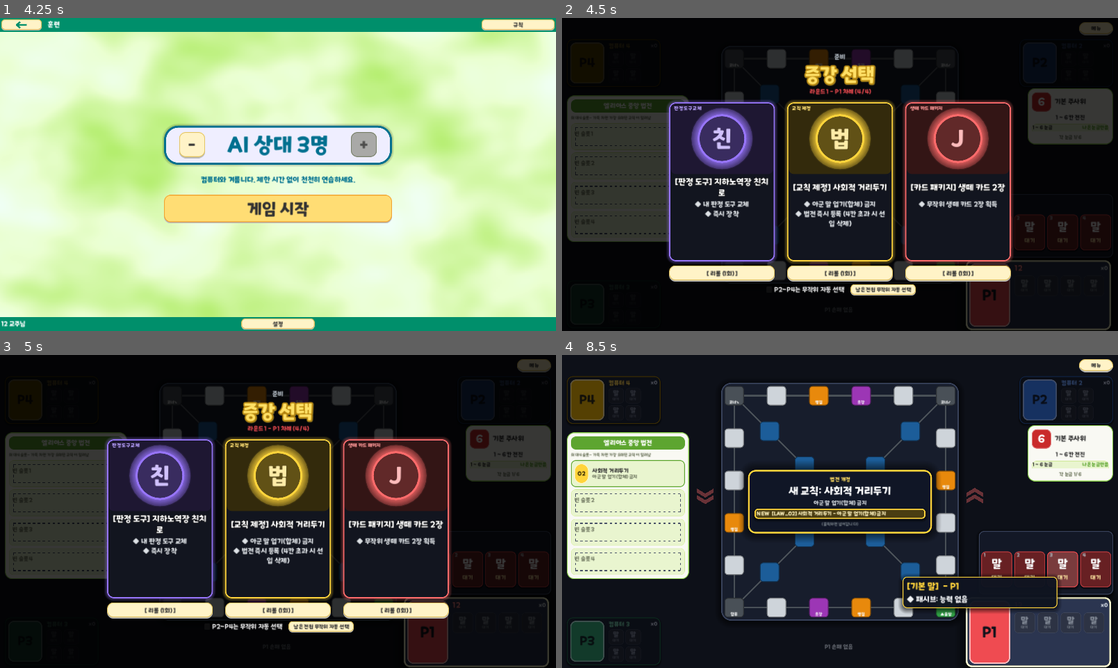
Above: before the commit, frames 1-4 (two rows, left to right).
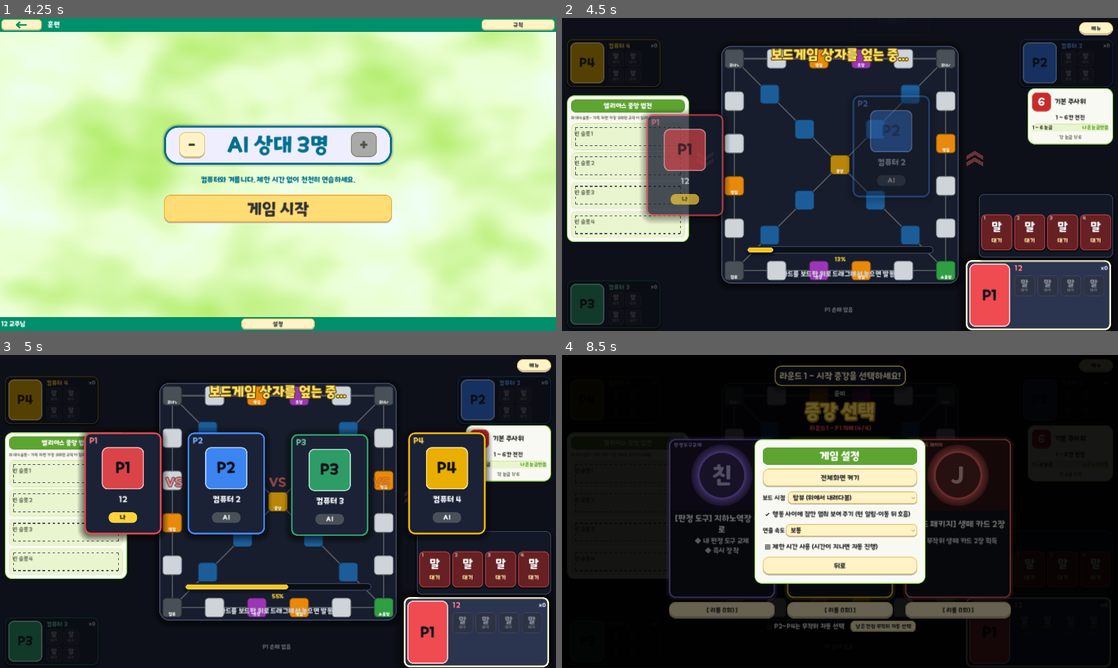
Above: after the commit, the same moments.

Repository: mayjohn66-cmd/TRG
Game: Godot game, scene res://scenes/start_menu.tscn
Two runs of this game, one before a commit and one after it. Both use one fixed random seed, a clock stepped at 60 frames per second and the inputs below.
Inputs (mouse positions are in pixels of both pictures, inside the frame that each line leads up to):
- Up to frame 1 (4.25 s): click (278, 202) at 0.52 s; type "12" at 0.6 s; click "규칙" at 1.25 s; click "설정" at 2 s; click "입장하기" at 2.75 s; click (278, 80) at 3.5 s
- Up to frame 2 (4.5 s): click "게임 시작" at 4.25 s
- Up to frame 3 (5 s): no input
- Up to frame 4 (8.5 s): click "메뉴" at 5 s; click (840, 477) at 5.75 s, where only the run after the commit has a clickable "게임 설정"; click "말" at 6.5 s; click "말" at 7.25 s; click "말" at 8 s

Frame 1 is identical in both runs. In frame 2, 56% of the frame differs, in the area x 0-100%, y 0-100%; in frame 3, 57%; in frame 4, 61%, in the area x 0-100%, y 1-100%.

Commit message:
게임 시작 4단계 오프닝 인트로와 웹 부팅 스플래시(커스텀 HTML 셸)
Co-Authored-By: Claude Sonnet 5.5 <noreply@anthropic.com>
Claude-Session: https://claude.ai/code/session_01HvvTBBGdmqrXHkL2GAw3GJ

Diff:
--- a/project.godot
+++ b/project.godot
@@ -3,6 +3,8 @@
 
 [application]
 config/name="TRG"
+boot_splash/bg_color=Color(0.0784, 0.0941, 0.1412, 1)
+boot_splash/show_image=false
 config/features=PackedStringArray("4.3")
 run/main_scene="res://scenes/start_menu.tscn"
 
--- /dev/null
+++ b/scenes/game_tips.gd
@@ -0,0 +1,20 @@
+# File: res://scenes/game_tips.gd
+# Class: class_name GameTips
+# Role: 로딩·오프닝 화면에 한 줄씩 보여 주는 랜덤 게임 팁 문구 모음 (웹 스플래시 web/shell.html의 TIPS와 같은 내용)
+class_name GameTips
+extends RefCounted
+
+const TIPS: Array[String] = [
+	"윷말끼리 만나면 자동으로 업혀 한 번에 이동해요.",
+	"카드는 내 턴 굴리기 전에 턴당 1장만 낼 수 있어요.",
+	"카드를 보드판 위로 드래그해서 놓으면 발동해요.",
+	"필살기는 기물마다 게임당 1회, 내 프로필 카드에서 눌러요.",
+	"코너(5·10번)에 정확히 멈추면 대각선 지름길로 들어가요.",
+	"3라운드마다 증강을 골라 기물·판정 도구·교칙을 바꿔요.",
+	"중앙 법전은 4칸! 새 교칙이 들어오면 가장 오래된 교칙이 밀려나요.",
+	"뱅! 카드는 상대 프로필을 눌러 선두 말을 2칸 뒤로 보내요.",
+]
+
+
+static func random_tip() -> String:
+	return TIPS[randi() % TIPS.size()]
--- a/scenes/main_board.gd
+++ b/scenes/main_board.gd
@@ -310,6 +310,11 @@
 ## [문]으로 등록된 알림 번호들과, 문이 열렸는지(카드가 끝나 말이 움직일 수 있는지).
 var _fx_gates: Array[int] = []
 var _fx_gate_open: bool = false
+## 게임 시작 오프닝: 진행 중이면 증강 선택 창·봇·입력을 잠근다 (테스트용 즉시 모드에서는 켜져 있지 않은 것으로 본다).
+var _intro_pending: bool = false
+var _opening: OpeningSequence = null
+## 오프닝 직후 첫 증강 창은 아래에서 위로 솟아오르며 나타난다.
+var _draft_entrance: bool = false
 ## 게임 필: 화면 흔들림, 말 id -> 이동 연출을 필살기 스크립트가 맡는 중(걸음 무시), 차 돌진 중 잡힌 말이 나는 시점을 늦추는 값(초).
 var _shake_tween: Tween = null
 var _shake_origin: Vector2 = Vector2.ZERO
@@ -627,6 +632,7 @@
 	_tip_end()
 	_tool_board_key = ""
 	_close_stack_overlay()
+	_close_opening()
 	state = null
 	manager.start_game(_player_ids, _game_seed)
 	state = manager.state
@@ -634,6 +640,8 @@
 	_build_tiles_once()
 	_build_pawn_views()
 	_apply_view_mode()
+	_intro_pending = true
+	_start_opening.call_deferred()
 	if net != null:
 		_log_line("온라인 대전을 시작했습니다 (%d명). 내 차례에 직접 조작하세요." % _player_ids.size(), Color("63e6be"))
 	else:
@@ -4419,6 +4427,69 @@
 
 
 # ---------------------------------------------------------------------------
+# 게임 시작 오프닝 (OpeningSequence)
+# ---------------------------------------------------------------------------
+
+func _intro_blocks() -> bool:
+	return _intro_pending and not instant_roll_for_test
+
+
+## 게임을 시작하면 증강 선택 전에 4단계 오프닝을 재생한다. 즉시 모드(테스트)에서는 건너뛴다.
+func _start_opening() -> void:
+	if not is_inside_tree() or state == null:
+		return
+	if instant_roll_for_test or _opening != null:
+		_intro_pending = false
+		if state != null:
+			_refresh_all()
+		return
+	_opening = OpeningSequence.new()
+	_opening.name = "OpeningSequence"
+	add_child(_opening)
+	_opening.setup(self)
+	_opening.finished.connect(_on_opening_finished)
+	_opening.start()
+
+
+func _on_opening_finished() -> void:
+	_opening = null
+	_intro_pending = false
+	if state == null or manager == null:
+		return
+	_draft_entrance = true
+	var pending_draft: bool = manager.current_state == TurnManager.State.PHASE_ROUND_START and not manager.draft_pending_players().is_empty()
+	if pending_draft and not instant_roll_for_test:
+		_show_top_toast("라운드 %d - 시작 증강을 선택하세요!" % state.round_number)
+	_refresh_all()
+
+
+func _close_opening() -> void:
+	if _opening != null and is_instance_valid(_opening):
+		_opening.queue_free()
+	_opening = null
+	_intro_pending = false
+
+
+## 화면 위쪽 가운데에 잠깐 떴다 사라지는 안내 토스트.
+func _show_top_toast(text: String) -> void:
+	var toast := PanelContainer.new()
+	toast.add_theme_stylebox_override("panel", _style(Color("101626"), Color("ffe066"), 3, 16, 18, 12))
+	toast.mouse_filter = Control.MOUSE_FILTER_IGNORE
+	toast.z_index = 75
+	var label := _make_label(text, 22, Color("fff3bf"))
+	toast.add_child(label)
+	add_child(toast)
+	toast.reset_size()
+	toast.position = Vector2(683.0 - toast.size.x / 2.0 + _off_center.x, 26.0)
+	toast.modulate.a = 0.0
+	var tween: Tween = toast.create_tween()
+	tween.tween_property(toast, "modulate:a", 1.0, 0.25)
+	tween.tween_interval(1.6)
+	tween.tween_property(toast, "modulate:a", 0.0, 0.4)
+	tween.tween_callback(toast.queue_free)
+
+
+# ---------------------------------------------------------------------------
 # 뱅! 저격: 상대 프로필을 눌러 고른다
 # ---------------------------------------------------------------------------
 
@@ -4666,6 +4737,9 @@
 
 ## 드래프트 중이면 아직 고르지 않은 첫 플레이어(P1 -> P4 순서)의 3지선다를 화면 중앙에 띄운다.
 func _refresh_draft_overlay() -> void:
+	if _intro_blocks():
+		_close_draft_overlay()
+		return
 	var pending: Array[int] = []
 	if manager.current_state == TurnManager.State.PHASE_ROUND_START and not manager.is_game_over:
 		for candidate: int in manager.draft_pending_players():
@@ -4887,6 +4961,13 @@
 		footer.add_child(auto_check)
 	footer.add_child(_make_button("무작위로 자동 선택" if net != null else "남은 전원 무작위 자동 선택", _on_draft_auto_pressed, 13))
 	add_child(_draft_overlay)
+	if _draft_entrance and _fx_on():
+		_draft_entrance = false
+		_draft_overlay.position = Vector2(0, 110)
+		_draft_overlay.modulate.a = 0.0
+		var rise: Tween = _draft_overlay.create_tween().set_parallel(true)
+		rise.tween_property(_draft_overlay, "position:y", 0.0, 0.5).set_trans(Tween.TRANS_BACK).set_ease(Tween.EASE_OUT)
+		rise.tween_property(_draft_overlay, "modulate:a", 1.0, 0.3)
 
 
 ## 증강 카드를 눌렀을 때: 바로 적용하지 않고 [선택한 카드가 커지며 반짝 / 나머지는 어두워짐] 연출을 잠깐 보여 준 뒤 다음 단계(말 고르기 또는 적용)로 넘어간다.
@@ -5168,7 +5249,7 @@
 
 
 func _ui_busy() -> bool:
-	return _fx_busy or _aim_pawn != -1 or (_announcer != null and _announcer.active) or Time.get_ticks_msec() < _beat_until_msec or (_fx_on() and Time.get_ticks_msec() < _fx_until_msec)
+	return _intro_blocks() or _fx_busy or _aim_pawn != -1 or (_announcer != null and _announcer.active) or Time.get_ticks_msec() < _beat_until_msec or (_fx_on() and Time.get_ticks_msec() < _fx_until_msec)
 
 
 ## 행동이 끝난 뒤 잠깐(초) 입력과 봇 행동을 멈춰, 플레이어가 방금 일어난 일을 알아볼 틈을 준다.
--- /dev/null
+++ b/scenes/opening_sequence.gd
@@ -0,0 +1,335 @@
+# File: res://scenes/opening_sequence.gd
+# Class: class_name OpeningSequence
+# Role: 게임 시작 직후 1라운드 증강 선택 전에 재생하는 4단계 오프닝(VS 대진표 -> 보드판 공개와 기물 착지 -> 턴 순서 -> GAME START). 클릭하면 건너뛰며, 끝나면 finished를 보낸다. 연출만 담당한다
+class_name OpeningSequence
+extends Control
+
+signal finished
+
+const STEP_VS: float = 1.2
+const STEP_BOARD: float = 1.0
+const STEP_ORDER: float = 0.8
+const STEP_START: float = 0.7
+const CARD_SIZE: Vector2 = Vector2(190, 250)
+
+var _board: MainBoard = null
+var _tween: Tween = null
+var _done: bool = false
+var _dim: ColorRect = null
+var _vs_root: Control = null
+var _layer: Node2D = null
+var _extras: Array[Node] = []
+
+
+func setup(board: MainBoard) -> void:
+	_board = board
+	z_index = 80
+	set_anchors_preset(Control.PRESET_FULL_RECT)
+	mouse_filter = Control.MOUSE_FILTER_STOP
+	gui_input.connect(_on_gui_input)
+
+
+## 총 약 3.7초: 클릭하면 즉시 건너뛴다.
+func start() -> void:
+	_dim = ColorRect.new()
+	_dim.color = Color(0.078, 0.094, 0.141, 0.95)
+	_dim.set_anchors_preset(Control.PRESET_FULL_RECT)
+	_dim.mouse_filter = Control.MOUSE_FILTER_IGNORE
+	add_child(_dim)
+	_layer = Node2D.new()
+	add_child(_layer)
+	_build_vs()
+	_tween = create_tween()
+	_tween.tween_interval(STEP_VS)
+	_tween.tween_callback(_step_board)
+	_tween.tween_interval(STEP_BOARD)
+	_tween.tween_callback(_step_order)
+	_tween.tween_interval(STEP_ORDER)
+	_tween.tween_callback(_step_start)
+	_tween.tween_interval(STEP_START)
+	_tween.tween_callback(_finish)
+
+
+func _process(_delta: float) -> void:
+	# 테스트가 즉시 모드로 바꾸면 곧바로 끝낸다.
+	if _board != null and _board.instant_roll_for_test:
+		_finish()
+
+
+func _on_gui_input(event: InputEvent) -> void:
+	var click: InputEventMouseButton = event as InputEventMouseButton
+	if click != null and click.pressed:
+		_finish()
+
+
+# --- Step 1: 4인 매치업(VS) 로딩 오버레이 ---------------------------------------
+
+func _build_vs() -> void:
+	var screen: Vector2 = Vector2(1366, 768)
+	_vs_root = Control.new()
+	_vs_root.set_anchors_preset(Control.PRESET_FULL_RECT)
+	_vs_root.mouse_filter = Control.MOUSE_FILTER_IGNORE
+	add_child(_vs_root)
+	var title: Label = _board._make_label("보드게임 상자를 엎는 중...", 34, Color("ffe066"))
+	title.add_theme_constant_override("outline_size", 8)
+	title.add_theme_color_override("font_outline_color", Color("5c4300"))
+	title.horizontal_alignment = HORIZONTAL_ALIGNMENT_CENTER
+	title.position = Vector2(0, 70)
+	title.size = Vector2(screen.x, 48)
+	_vs_root.add_child(title)
+	var ids: Array[int] = _board._player_ids
+	var count: int = ids.size()
+	var gap: float = 64.0
+	var total_width: float = count * CARD_SIZE.x + (count - 1) * gap
+	var left: float = (screen.x - total_width) / 2.0
+	var top: float = 190.0
+	for index: int in count:
+		var player_id: int = ids[index]
+		var card: Control = _make_vs_card(player_id)
+		var home: Vector2 = Vector2(left + index * (CARD_SIZE.x + gap), top)
+		# 좌석별로 사방에서 중앙으로 미끄러져 들어온다 (아래/오른쪽/위/왼쪽 순)
+		var from_offset: Vector2 = [Vector2(0, 520), Vector2(620, 0), Vector2(0, -420), Vector2(-620, 0)][index % 4]
+		card.position = home + from_offset
+		card.modulate.a = 0.0
+		_vs_root.add_child(card)
+		var slide: Tween = card.create_tween().set_parallel(true)
+		slide.tween_property(card, "position", home, 0.55).set_delay(0.08 * index).set_trans(Tween.TRANS_BACK).set_ease(Tween.EASE_OUT)
+		slide.tween_property(card, "modulate:a", 1.0, 0.25).set_delay(0.08 * index)
+		if index < count - 1:
+			var versus: Label = _board._make_label("VS", 30, Color("ff8787"))
+			versus.add_theme_constant_override("outline_size", 7)
+			versus.add_theme_color_override("font_outline_color", Color("3a0f0f"))
+			versus.position = home + Vector2(CARD_SIZE.x + gap / 2.0 - 22.0, CARD_SIZE.y / 2.0 - 20.0)
+			versus.modulate.a = 0.0
+			_vs_root.add_child(versus)
+			versus.create_tween().tween_property(versus, "modulate:a", 1.0, 0.3).set_delay(0.45 + 0.08 * index)
+	# 하단: 준비 게이지(0% -> 100%) + 랜덤 팁 한 줄
+	var bar_back := Panel.new()
+	bar_back.position = Vector2((screen.x - 460.0) / 2.0, 560)
+	bar_back.size = Vector2(460, 18)
+	bar_back.add_theme_stylebox_override("panel", _board._style(Color("0b0e17"), Color("3b4660"), 2, 9, 0, 0))
+	bar_back.mouse_filter = Control.MOUSE_FILTER_IGNORE
+	_vs_root.add_child(bar_back)
+	var fill := Panel.new()
+	fill.position = bar_back.position + Vector2(3, 3)
+	fill.size = Vector2(0, 12)
+	fill.add_theme_stylebox_override("panel", _board._style(Color("fcc419"), Color("ffe680"), 1, 6, 8, 0))
+	fill.mouse_filter = Control.MOUSE_FILTER_IGNORE
+	_vs_root.add_child(fill)
+	var percent: Label = _board._make_label("0%", 14, Color("ffd43b"))
+	percent.horizontal_alignment = HORIZONTAL_ALIGNMENT_CENTER
+	percent.position = Vector2(0, 584)
+	percent.size = Vector2(screen.x, 20)
+	_vs_root.add_child(percent)
+	var tip: Label = _board._make_label("팁: %s" % GameTips.random_tip(), 17, Color("ced4da"))
+	tip.horizontal_alignment = HORIZONTAL_ALIGNMENT_CENTER
+	tip.position = Vector2(0, 618)
+	tip.size = Vector2(screen.x, 26)
+	_vs_root.add_child(tip)
+	var load_tween: Tween = fill.create_tween()
+	load_tween.tween_method(func(value: float) -> void:
+		fill.size.x = 454.0 * value
+		percent.text = "%d%%" % int(value * 100.0), 0.0, 1.0, STEP_VS)
+
+
+func _make_vs_card(player_id: int) -> Control:
+	var color: Color = MainBoard.PLAYER_COLORS[player_id]
+	var card := Panel.new()
+	card.size = CARD_SIZE
+	card.mouse_filter = Control.MOUSE_FILTER_IGNORE
+	card.add_theme_stylebox_override("panel", _board._style(Color("1b2236"), color, 4, 16, 18, 0))
+	var seat: Label = _board._make_label("P%d" % player_id, 20, color.lightened(0.3))
+	seat.position = Vector2(12, 8)
+	card.add_child(seat)
+	var avatar := AvatarSlot.new()
+	avatar.setup(player_id, color, Vector2(104, 104))
+	avatar.set_character(_board._avatar_for(player_id))
+	avatar.position = Vector2((CARD_SIZE.x - 104.0) / 2.0, 36)
+	card.add_child(avatar)
+	var name_label: Label = _board._make_label(_board._player_name(player_id), 20, Color("f1f3f5"))
+	name_label.horizontal_alignment = HORIZONTAL_ALIGNMENT_CENTER
+	name_label.position = Vector2(0, 152)
+	name_label.size = Vector2(CARD_SIZE.x, 28)
+	name_label.clip_text = true
+	card.add_child(name_label)
+	var role: String = "나" if player_id == _board.local_player_id else ("AI" if _board._bot.is_bot(player_id) else "참가자")
+	var badge: Label = _board._make_label(role, 16, Color("2b2100") if role != "AI" else Color("f1f3f5"))
+	badge.horizontal_alignment = HORIZONTAL_ALIGNMENT_CENTER
+	badge.vertical_alignment = VERTICAL_ALIGNMENT_CENTER
+	badge.add_theme_stylebox_override("normal", _board._style(Color("ffd43b") if role == "나" else (Color("495057") if role == "AI" else Color("4dabf7")), Color(0, 0, 0, 0), 0, 12, 0, 2))
+	badge.position = Vector2((CARD_SIZE.x - 70.0) / 2.0, 196)
+	badge.size = Vector2(70, 26)
+	card.add_child(badge)
+	return card
+
+
+# --- Step 2: 보드판 공개 + 기물 착지 ---------------------------------------------
+
+func _step_board() -> void:
+	if _done:
+		return
+	var fade: Tween = create_tween().set_parallel(true)
+	fade.tween_property(_vs_root, "modulate:a", 0.0, 0.3)
+	fade.tween_property(_dim, "color:a", 0.0, 0.35)
+	# 말들이 위에서 0번 출발선으로 통, 통 떨어져 착지한 뒤 각자의 대기석(프로필 칸)으로 들어간다
+	var order: int = 0
+	for player_id: int in _board._player_ids:
+		for slot: int in range(1, GameEnums.PAWNS_PER_PLAYER + 1):
+			_drop_pawn(player_id, slot, 0.05 + order * 0.025)
+			order += 1
+
+
+func _drop_pawn(player_id: int, slot: int, delay: float) -> void:
+	var pawn: PlayerPawn = _board.state.get_pawn(player_id * 10 + slot)
+	if pawn == null:
+		return
+	var target: Vector2 = _board._pawn_position_at(pawn, GameEnums.GOAL_TILE)
+	var color: Color = MainBoard.PLAYER_COLORS[player_id]
+	var depth: float = _board._depth_scale(MainBoard.tile_norm(GameEnums.GOAL_TILE).y)
+	var ghost := Node2D.new()
+	var body := Polygon2D.new()
+	body.polygon = _board._circle_points(MainBoard.PAWN_RADIUS * 1.35, 18)
+	body.color = color
+	ghost.add_child(body)
+	var ring := Line2D.new()
+	ring.width = 1.5
+	ring.default_color = Color("f8f9fa")
+	ring.closed = true
+	for point: Vector2 in _board._circle_points(MainBoard.PAWN_RADIUS * 1.35, 18):
+		ring.add_point(point)
+	ghost.add_child(ring)
+	var number: Label = _board._make_label(str(slot), 11, Color("111111"))
+	number.position = Vector2(-4, -8)
+	ghost.add_child(number)
+	ghost.position = target + Vector2(0, -420)
+	ghost.scale = Vector2.ONE * depth
+	ghost.modulate.a = 0.0
+	_layer.add_child(ghost)
+	var tween: Tween = ghost.create_tween()
+	tween.tween_interval(delay)
+	tween.tween_property(ghost, "modulate:a", 1.0, 0.05)
+	tween.tween_property(ghost, "position", target, 0.4).set_trans(Tween.TRANS_BOUNCE).set_ease(Tween.EASE_OUT)
+	tween.parallel().tween_callback(func() -> void:
+		var squash: Tween = ghost.create_tween()
+		squash.tween_interval(0.27)
+		squash.tween_property(ghost, "scale", Vector2(1.3, 0.75) * depth, 0.05)
+		squash.tween_property(ghost, "scale", Vector2.ONE * depth, 0.16).set_trans(Tween.TRANS_BACK).set_ease(Tween.EASE_OUT))
+	tween.tween_callback(func() -> void: _board._tile_glow(GameEnums.GOAL_TILE))
+	tween.tween_interval(0.12)
+	# 대기석(프로필의 기물 칸)으로 쏙 들어간다
+	var slot_panel: Control = (_board._profiles[player_id]["slots"][slot - 1] as Dictionary)["panel"]
+	var slot_center: Vector2 = slot_panel.global_position + slot_panel.size / 2.0
+	tween.tween_property(ghost, "position", slot_center, 0.28).set_trans(Tween.TRANS_QUAD).set_ease(Tween.EASE_IN)
+	tween.parallel().tween_property(ghost, "scale", Vector2.ONE * 0.5, 0.28)
+	tween.parallel().tween_property(ghost, "modulate:a", 0.0, 0.28)
+	tween.tween_callback(ghost.queue_free)
+
+
+# --- Step 3: 턴 순서 결정 --------------------------------------------------------
+
+func _step_order() -> void:
+	if _done:
+		return
+	var order: Array[int] = _turn_order()
+	var names: PackedStringArray = []
+	for player_id: int in order:
+		names.append("P%d" % player_id)
+	var banner := PanelContainer.new()
+	banner.add_theme_stylebox_override("panel", _board._style(Color("101626"), Color("ffe066"), 4, 18, 22, 14))
+	banner.mouse_filter = Control.MOUSE_FILTER_IGNORE
+	var label: Label = _board._make_label("턴 순서 결정!   %s" % "  →  ".join(names), 28, Color("fff3bf"))
+	label.add_theme_constant_override("outline_size", 6)
+	label.add_theme_color_override("font_outline_color", Color("3b2a00"))
+	banner.add_child(label)
+	add_child(banner)
+	banner.reset_size()
+	banner.position = Vector2(683.0 - banner.size.x / 2.0, 330.0)
+	banner.pivot_offset = banner.size / 2.0
+	banner.scale = Vector2(0.6, 0.6)
+	banner.modulate.a = 0.0
+	var pop: Tween = banner.create_tween().set_parallel(true)
+	pop.tween_property(banner, "scale", Vector2.ONE, 0.25).set_trans(Tween.TRANS_BACK).set_ease(Tween.EASE_OUT)
+	pop.tween_property(banner, "modulate:a", 1.0, 0.15)
+	pop.chain().tween_interval(STEP_ORDER - 0.55)
+	pop.tween_property(banner, "modulate:a", 0.0, 0.2)
+	pop.tween_callback(banner.queue_free)
+	_extras.append(banner)
+	# 모서리 프로필이 순서대로 한 번씩 반짝인다 (진행 방향 각인)
+	for index: int in order.size():
+		_halo(order[index], 0.14 * index)
+
+
+func _turn_order() -> Array[int]:
+	var order: Array[int] = []
+	var ids: Array[int] = _board.manager.player_order
+	var first: int = ids.find(_board.manager.current_player_id())
+	for step: int in ids.size():
+		order.append(ids[(maxi(first, 0) + step) % ids.size()])
+	return order
+
+
+func _halo(player_id: int, delay: float) -> void:
+	var panel: Control = _board._profiles[player_id]["panel"]
+	var rect: Rect2 = panel.get_global_transform() * Rect2(Vector2.ZERO, panel.size)
+	var halo := Panel.new()
+	halo.position = rect.position
+	halo.size = rect.size
+	halo.mouse_filter = Control.MOUSE_FILTER_IGNORE
+	halo.add_theme_stylebox_override("panel", _board._style(Color(1.0, 0.85, 0.25, 0.2), Color("ffe066"), 5, 16, 26, 0))
+	halo.modulate.a = 0.0
+	add_child(halo)
+	var tween: Tween = halo.create_tween()
+	tween.tween_interval(delay)
+	tween.tween_property(halo, "modulate:a", 1.0, 0.1)
+	tween.tween_property(halo, "modulate:a", 0.0, 0.3)
+	tween.tween_callback(halo.queue_free)
+	_extras.append(halo)
+
+
+# --- Step 4: GAME START! ---------------------------------------------------------
+
+func _step_start() -> void:
+	if _done:
+		return
+	var ribbon := Panel.new()
+	ribbon.position = Vector2(0, 300)
+	ribbon.size = Vector2(1366, 120)
+	ribbon.mouse_filter = Control.MOUSE_FILTER_IGNORE
+	ribbon.add_theme_stylebox_override("panel", _board._style(Color(0.1, 0.07, 0.02, 0.94), Color("ffd43b"), 5, 0, 30, 0))
+	var title: Label = _board._make_label("GAME START!", 56, Color("ffe066"))
+	title.horizontal_alignment = HORIZONTAL_ALIGNMENT_CENTER
+	title.add_theme_constant_override("outline_size", 12)
+	title.add_theme_color_override("font_outline_color", Color("5c4300"))
+	title.position = Vector2(0, 6)
+	title.size = Vector2(1366, 70)
+	ribbon.add_child(title)
+	var subtitle: Label = _board._make_label("에르핀의 억지 레이스 개막!", 22, Color("fff3bf"))
+	subtitle.horizontal_alignment = HORIZONTAL_ALIGNMENT_CENTER
+	subtitle.position = Vector2(0, 78)
+	subtitle.size = Vector2(1366, 30)
+	ribbon.add_child(subtitle)
+	ribbon.pivot_offset = ribbon.size / 2.0
+	ribbon.scale = Vector2(1.0, 2.6)
+	ribbon.modulate.a = 0.0
+	add_child(ribbon)
+	_extras.append(ribbon)
+	var slam: Tween = ribbon.create_tween().set_parallel(true)
+	slam.tween_property(ribbon, "scale", Vector2.ONE, 0.18).set_trans(Tween.TRANS_BACK).set_ease(Tween.EASE_OUT)
+	slam.tween_property(ribbon, "modulate:a", 1.0, 0.1)
+	slam.chain().tween_callback(func() -> void:
+		_board.screen_shake(10.0, 0.3)
+		_board._impact_ring(Vector2(683, 360), Color("ffe066"), 90.0)
+		_board._burst_shards(Vector2(683, 360), Color("ffd43b"), 20))
+	slam.chain().tween_interval(STEP_START - 0.55)
+	slam.tween_property(ribbon, "modulate:a", 0.0, 0.25)
+	slam.tween_callback(ribbon.queue_free)
+
+
+func _finish() -> void:
+	if _done:
+		return
+	_done = true
+	if _tween != null and _tween.is_valid():
+		_tween.kill()
+	finished.emit()
+	queue_free()
--- a/tests/ui_smoke.gd
+++ b/tests/ui_smoke.gd
@@ -86,6 +86,7 @@
 
 ## 상용 HUD 배치 검증: 보드는 화면 정중앙, 프로필 카드는 네 모서리, 서로 겹치는 HUD가 없어야 한다.
 func _check_hud_layout() -> void:
+	_assert(not _board._intro_blocks() and _board._opening == null, "즉시 모드에서는 오프닝 인트로가 건너뛰어져 증강 선택을 막지 않는다")
 	var board_rect := Rect2()
 	for index: int in 29:
 		board_rect = _tile_rect(index) if index == 0 else board_rect.merge(_tile_rect(index))
Not shown, changed: export_presets.cfg
Not shown, changed: docs/EDGE_CASE_SPEC.md
Not shown, changed: docs/GDD_TDD_Master.md
